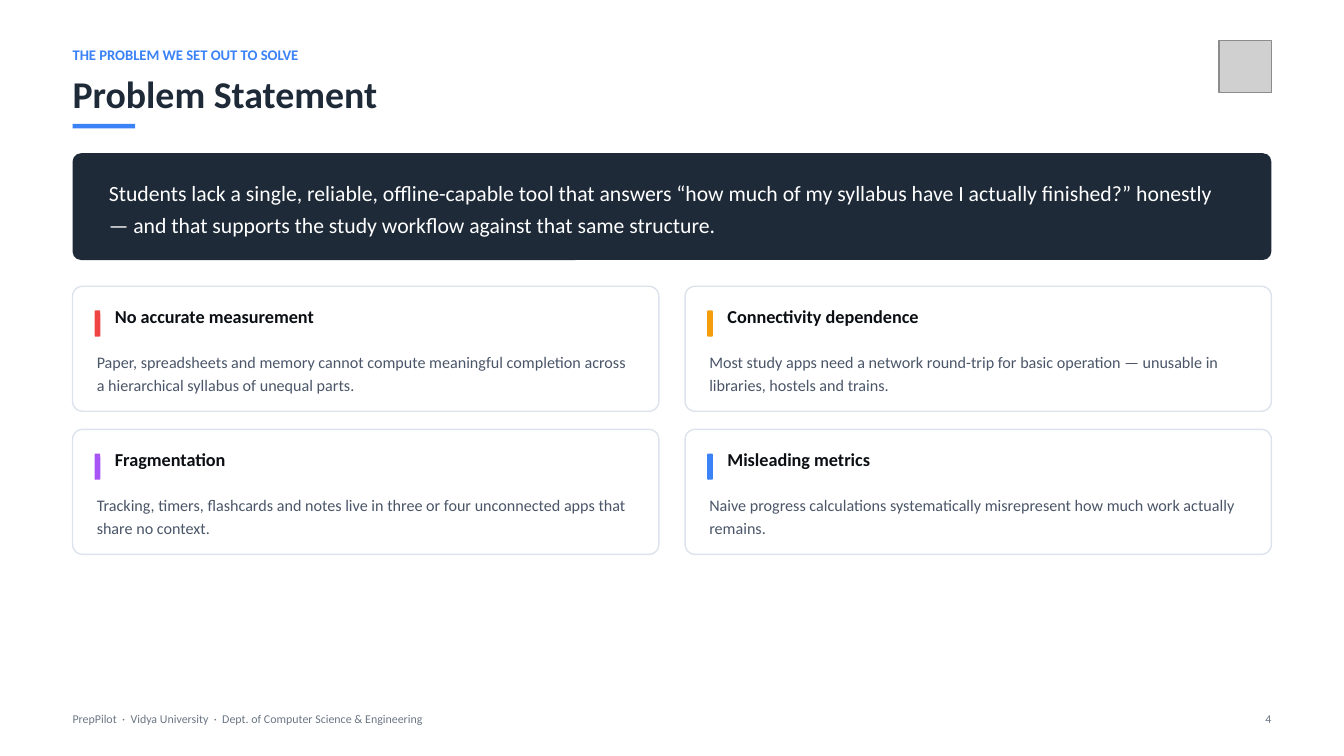
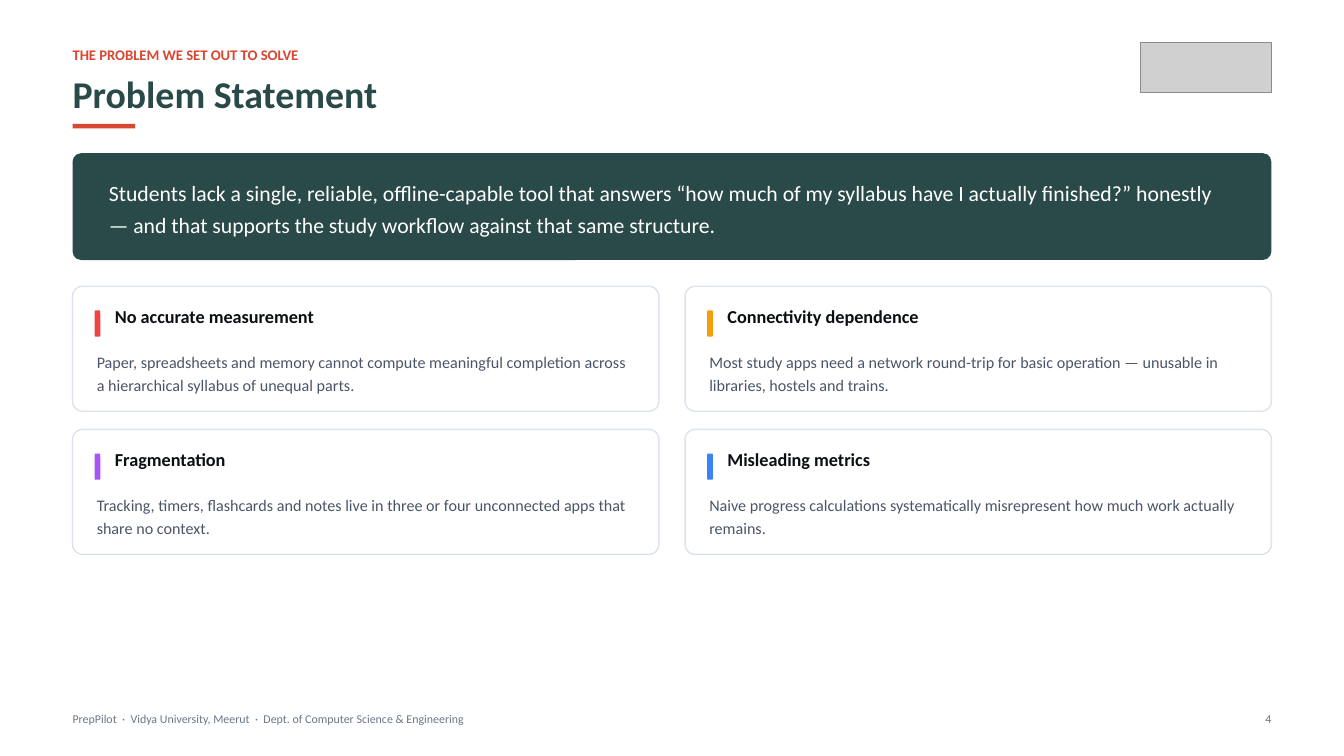
Before and after one commit to Archiit-jain/preppilot, a slide deck: slide 4 of docs/PrepPilot_First_Project_Presentation.pptx. Drawn at 1344x756 pixels with LibreOffice and Linux fonts; fonts in the diff are those of the drawing; grey boxes stand for pictures. Boxes give left, top, right and bottom in pixels: in the first picture for what was removed or moved away, otherwise in the second. Text is boxed around its words. In the diff, an @@ line names an element or a change of style, - is before the commit and + after.

```diff
--- a/docs/PrepPilot_First_Project_Presentation.pptx
+++ b/docs/PrepPilot_First_Project_Presentation.pptx
@@ text "THE PROBLEM WE SET OUT ..." at box(73, 50, 299, 60): text colour #3B82F6 to #D84830 @@
@@ picture: place and size @@
-picture at box(1219, 40, 1271, 93)
+picture at box(1140, 42, 1271, 93)
@@ text "Problem Statement" at box(73, 81, 377, 109): text colour #1E2A38 to #294A48 @@
@@ rectangle at box(73, 124, 135, 128): fill #3B82F6 to #D84830 @@
@@ rounded rectangle at box(73, 153, 1271, 260): fill #1E2A38 to #294A48 @@
@@ text at box(73, 715, 463, 725): text changed @@
-PrepPilot · Vidya University · Dept. of Computer Science & Engineering
+PrepPilot · Vidya University, Meerut · Dept. of Computer Science & Engineering
```
Also in this commit, not shown: 28 other slides changed, 7 other files.
